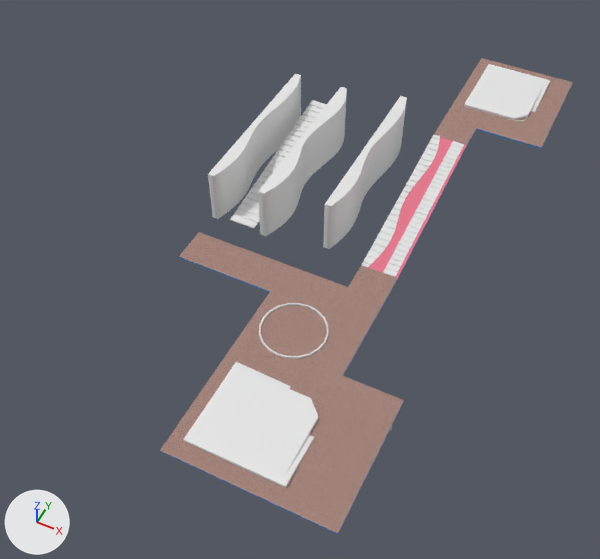
Before and after pictures for a commit that changed the Blender file Utils/Modelos/PlataformaCompletaJoao.blend.
The view is the same before and after, from a camera (50 mm lens) standing at (27.0, -225.0, 176.0) and looking at (-56.0, -60.0, -30.0). Lighting does not change. The marker at lower left points along +X, +Y and +Z.

Objects in the first picture: 'BaseBrinquedos.001', 'BaseQuiosqueInferior', 'BaseQuiosqueSuperior', 'BezierCurve', 'BezierCurve.001', 'BezierCurve.002', 'Cube.001', 'EscadaRampaPrincipal', 'Plane', 'PlataformaInferior.001', 'RampaEntrada.001', 'RampaEscada.001'.
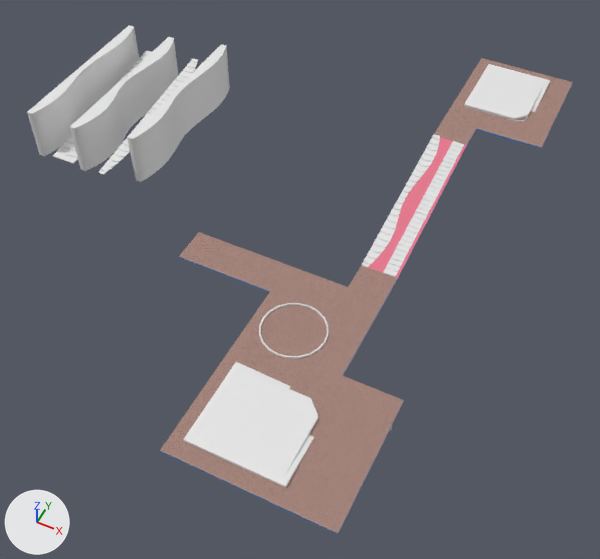
Changed parts and their boxes (x1, y1, x2, y2) in the pictures (600 x 559 px):
'BezierCurve.001', moved
    before: (258, 87, 347, 236)
    after: (70, 37, 179, 171)
'BezierCurve', moved
    before: (208, 74, 301, 219)
    after: (27, 25, 139, 156)
'BezierCurve.002', moved
    before: (323, 96, 407, 249)
    after: (127, 44, 230, 182)
'Cube.001', moved
    before: (230, 100, 327, 228)
    after: (53, 51, 151, 164)
'Cube.003', added
    after: (99, 59, 198, 174)

What the commit changed:
Mesh me_cube_002 is new.
It has 346 vertices, 233 faces and spans x -0.2..1.7, y 0.0..46.2, z -1.0..10.5.
Object 'BezierCurve.002' (ob_beziercurve_002) moves from (-46.1, -48.3, -2.9) to (-116.7, -48.3, -2.9).
Object 'Cube.001' (ob_cube_001) moves from (-77.2, -61.3, -9.7) to (-147.8, -61.3, -9.7).
Object 'BezierCurve.001' (ob_beziercurve_001) moves from (-67.2, -51.0, -4.1) to (-137.8, -51.0, -4.1).
Object 'BezierCurve' (ob_beziercurve) moves from (-84.9, -51.0, -4.1) to (-155.5, -51.0, -4.1).
Object 'Cube.003' (ob_cube_003) is new; it shows me_cube_002.
Its location is (-124.8, -68.3, -3.1).
Its rotation in degrees is (0.1, 0, 0).
Its scale is (2.29, 1.31, 0.671).
